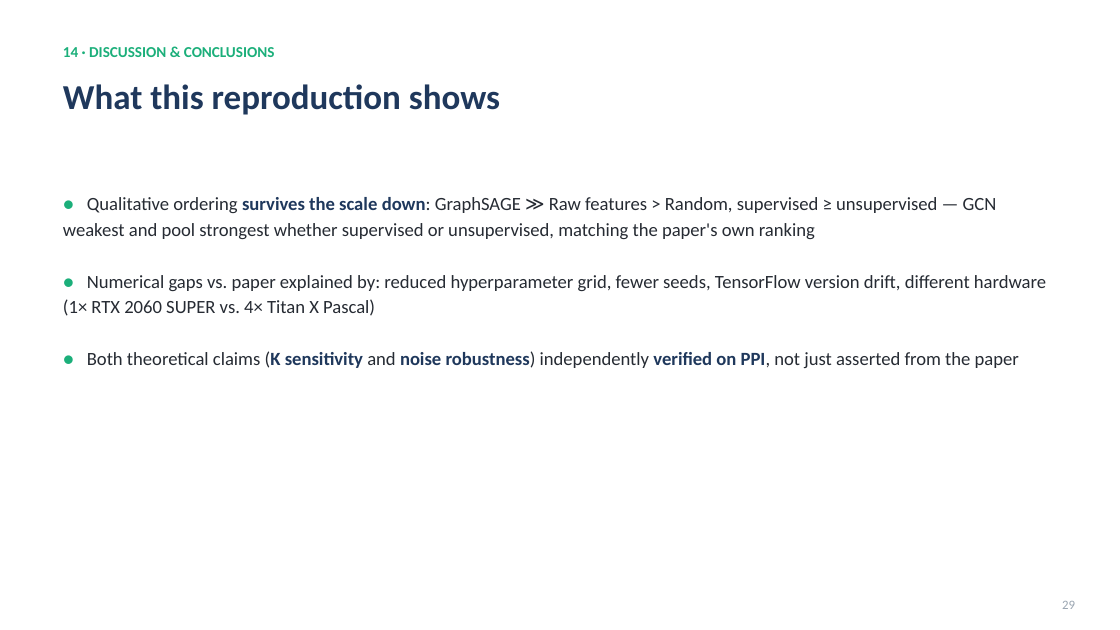
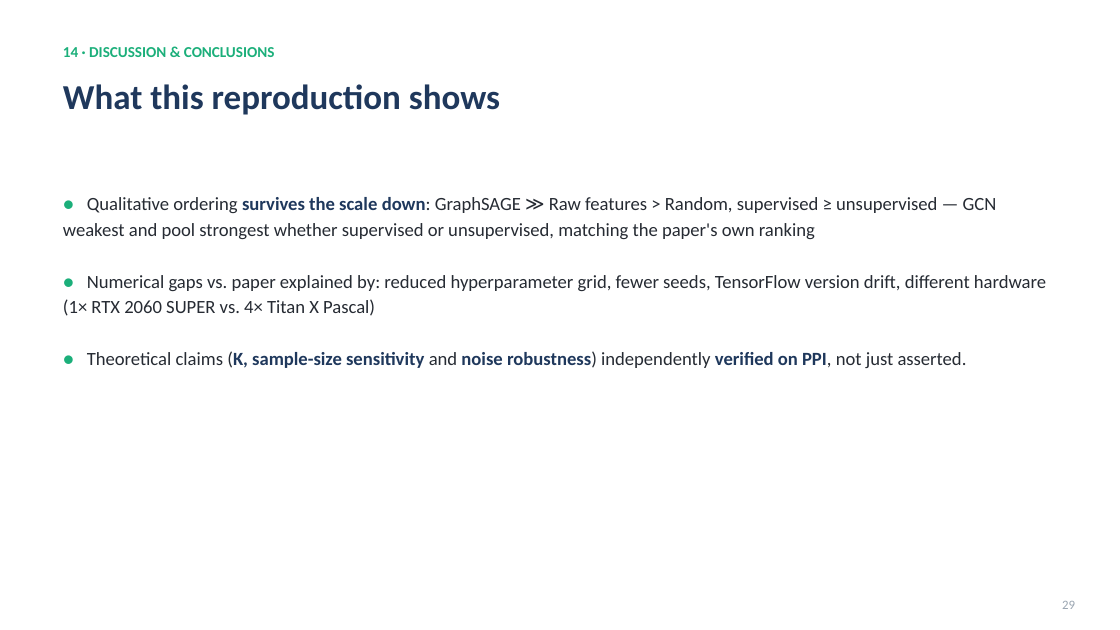
Before and after one commit to fedeceru/GraphSAGE, a slide deck: slide 29 of presentation/GraphSAGE_presentation.pptx. Drawn at 1120x630 pixels with LibreOffice and Linux fonts; fonts in the diff are those of the drawing. Boxes give left, top, right and bottom in pixels: in the first picture for what was removed or moved away, otherwise in the second. Text is boxed around its words. In the diff, an @@ line names an element or a change of style, - is before the commit and + after.

Commit message:
Aggiorna la presentazione GraphSAGE con nuove informazioni e miglioramenti

```diff
--- a/presentation/GraphSAGE_presentation.pptx
+++ b/presentation/GraphSAGE_presentation.pptx
@@ text at [87, 351, 967, 368]: text changed @@
-● Both theoretical claims (K sensitivity and noise robustness) independently verified on PPI, not just asserted from the paper
+● Theoretical claims (K, sample-size sensitivity and noise robustness) independently verified on PPI, not just asserted.
```
